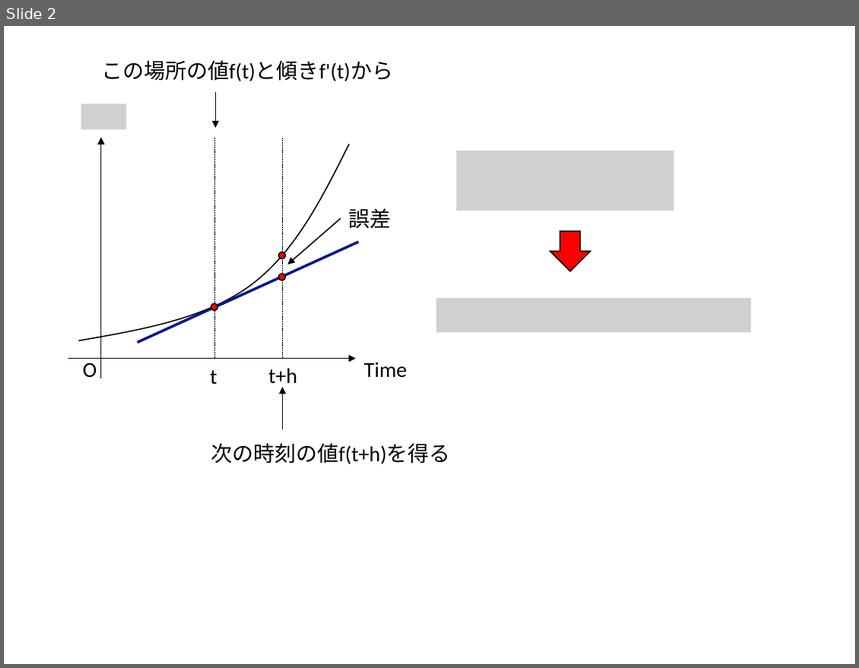
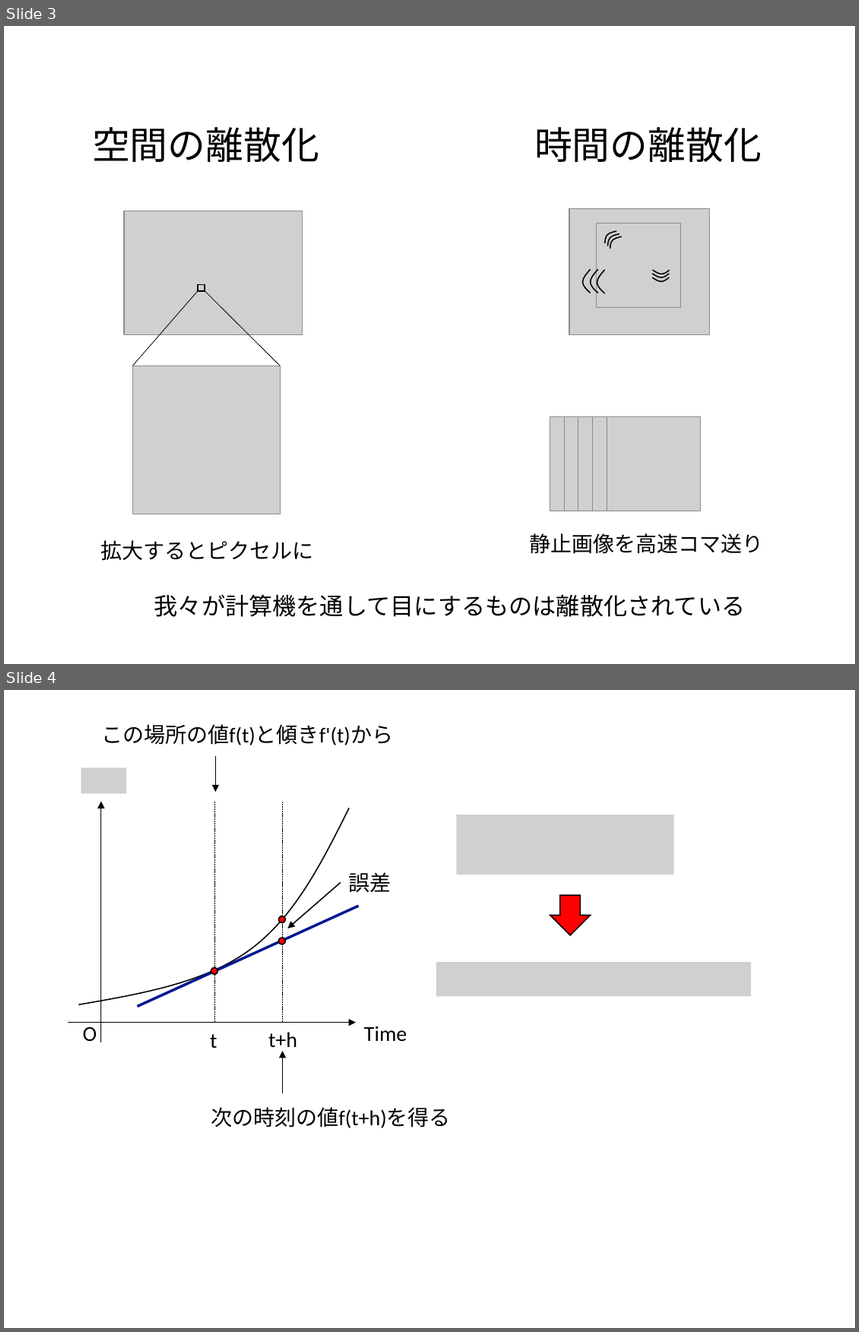
Before and after one commit to kaityo256/python_zero, a slide deck: simulation/fig/fig.pptx. Shown one above the other, each under a label of ours: slide 2 before the commit, slides 3 and 4 after it. The pictures are 859x668 and 859x1332 pixels, drawn with LibreOffice and Linux fonts; fonts in the diff are those of the drawing; grey boxes stand for pictures. Boxes give left, top, right and bottom in pixels: in the first picture for what was removed or moved away, otherwise in the second. Text is boxed around its words. In the diff, an @@ line names an element or a change of style, - is before the commit and + after.

Commit message:
update figure

```diff
--- a/simulation/fig/fig.pptx
+++ b/simulation/fig/fig.pptx
@@ slide 3 added at [4,26,855,664], background #FFFFFF @@
@@ text added at [92,127,319,162], 32 pt, text #000000 @@
+空間の離散化
@@ text added at [534,127,762,162], 32 pt, text #000000 @@
+時間の離散化
@@ picture added at [124,211,303,335] @@
@@ picture added at [569,209,709,335] @@
@@ picture added at [597,223,680,307] @@
@@ freeform shape added at [602,229,617,244], outline #000000 1 pt @@
@@ freeform shape added at [604,231,620,246], outline #000000 1 pt @@
@@ freeform shape added at [607,233,622,249], outline #000000 1 pt @@
@@ freeform shape added at [583,269,591,294], outline #000000 1 pt @@
@@ freeform shape added at [591,269,598,294], outline #000000 1 pt @@
@@ freeform shape added at [598,270,605,294], outline #000000 1 pt @@
@@ freeform shape added at [652,273,669,278], outline #000000 1 pt @@
@@ freeform shape added at [653,270,670,274], outline #000000 1 pt @@
@@ line added from (197, 291) to (132, 366), #000000 0.5 pt @@
@@ rectangle added at [198,284,205,291], outline #000000 1 pt @@
@@ line added from (205, 291) to (280, 366), #000000 0.5 pt @@
@@ freeform shape added at [652,278,669,282], outline #000000 1 pt @@
@@ picture added at [132,366,280,515] @@
@@ picture added at [550,417,644,511] @@
@@ picture added at [564,417,658,511] @@
@@ picture added at [579,417,672,511] @@
@@ picture added at [593,417,686,511] @@
@@ picture added at [607,417,700,511] @@
@@ text added at [101,541,313,561], 18 pt, text #000000 @@
+拡大するとピクセルに
@@ text added at [530,534,764,554], 18 pt, text #000000 @@
+静止画像を高速コマ送り
@@ text added at [154,594,745,617], 20 pt, text #000000 @@
+我々が計算機を通して目にするものは離散化されている
@@ what was slide 2 is now slide 4 @@
```
Also in this commit, not shown: 1 slide changed, 1 other slide added.
